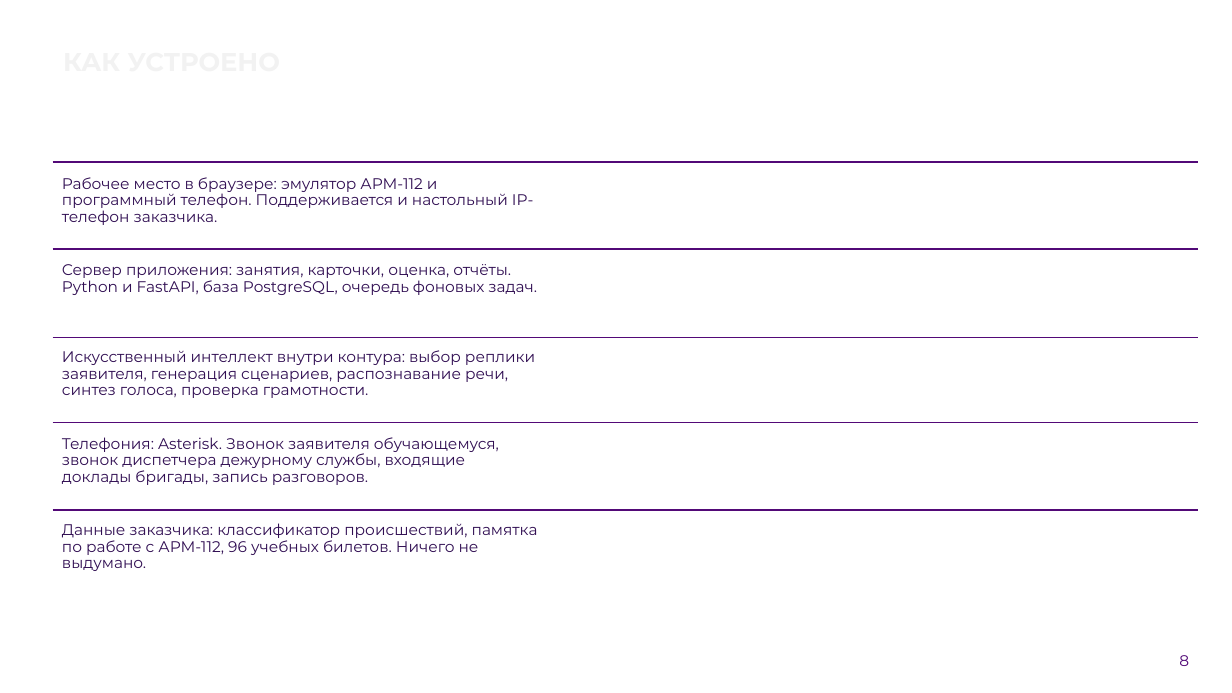
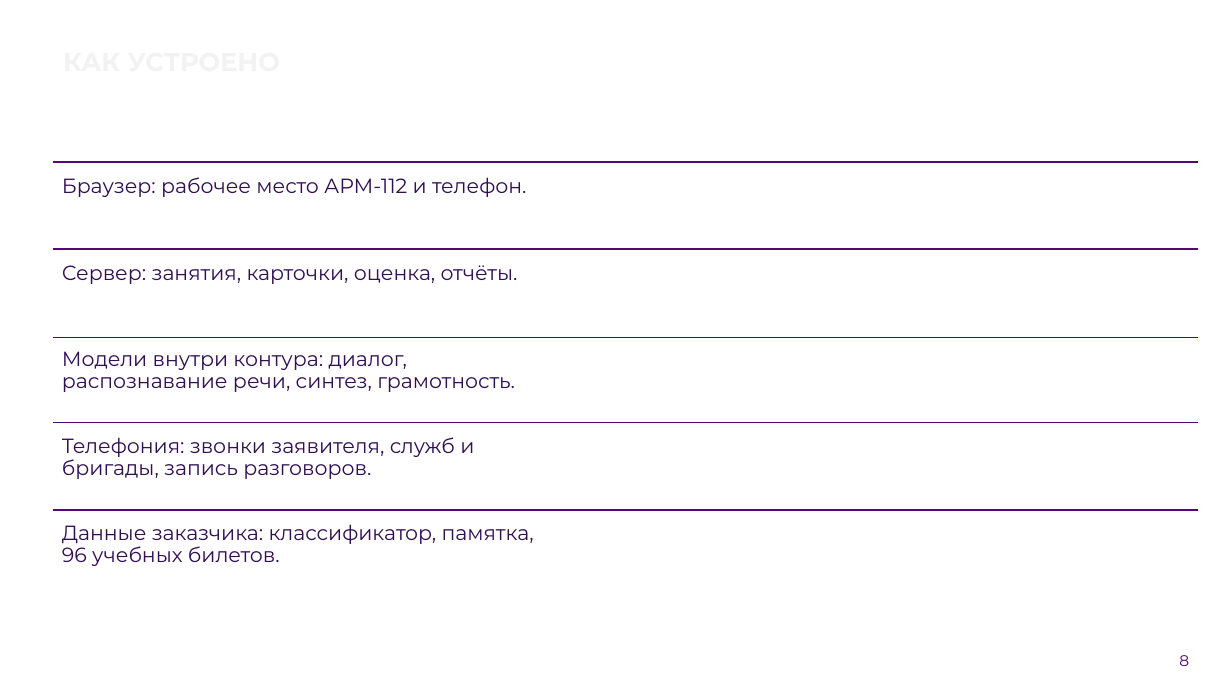
Before and after one commit to Vadik145-beep/lct-112-simulator, a slide deck: slide 8 of docs/presentation/ЛЦТ2026_Ультратех_задача9.pptx. Drawn at 1232x693 pixels with LibreOffice and Linux fonts; fonts in the diff are those of the drawing; background and template pictures are left out. Boxes give left, top, right and bottom in pixels: in the first picture for what was removed or moved away, otherwise in the second. Text is boxed around its words. In the diff, an @@ line names an element or a change of style, - is before the commit and + after.

```diff
--- a/docs/presentation/ЛЦТ2026_Ультратех_задача9.pptx
+++ b/docs/presentation/ЛЦТ2026_Ультратех_задача9.pptx
@@ text at bbox=[62, 177, 526, 197]: text changed; size 12 to 16 pt @@
-Рабочее место в браузере: эмулятор АРМ-112 и программный телефон. Поддерживается и настольный IP-телефон заказчика.
+Браузер: рабочее место АРМ-112 и телефон.
@@ text at bbox=[62, 265, 518, 284]: text changed; size 12 to 16 pt @@
-Сервер приложения: занятия, карточки, оценка, отчёты. Python и FastAPI, база PostgreSQL, очередь фоновых задач.
+Сервер: занятия, карточки, оценка, отчёты.
@@ text at bbox=[62, 351, 515, 392]: text changed; size 12 to 16 pt @@
-Искусственный интеллект внутри контура: выбор реплики заявителя, генерация сценариев, распознавание речи, синтез голоса, проверка грамотности.
+Модели внутри контура: диалог, распознавание речи, синтез, грамотность.
@@ text at bbox=[62, 437, 474, 479]: text changed; size 12 to 16 pt @@
-Телефония: Asterisk. Звонок заявителя обучающемуся, звонок диспетчера дежурному службы, входящие доклады бригады, запись разговоров.
+Телефония: звонки заявителя, служб и бригады, запись разговоров.
@@ text at bbox=[62, 524, 534, 566]: text changed; size 12 to 16 pt @@
-Данные заказчика: классификатор происшествий, памятка по работе с АРМ-112, 96 учебных билетов. Ничего не выдумано.
+Данные заказчика: классификатор, памятка, 96 учебных билетов.
```
Also in this commit, not shown: 9 other slides changed, 1 other file.
